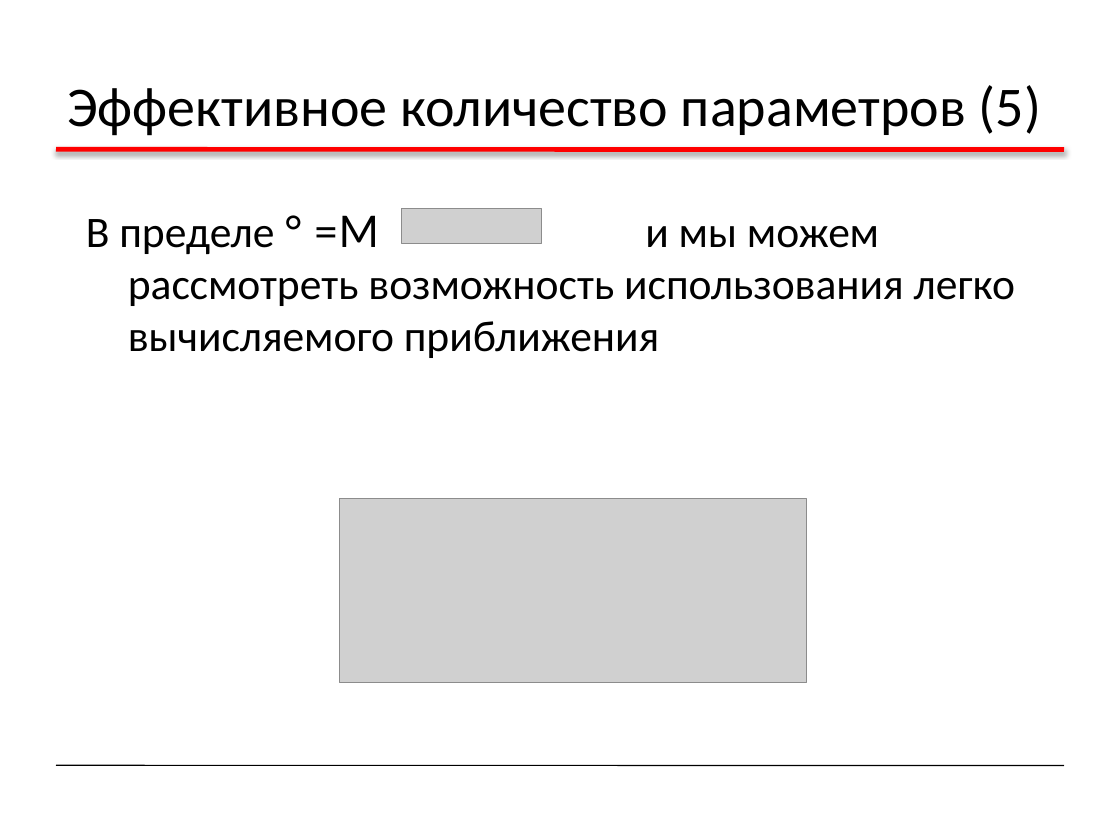
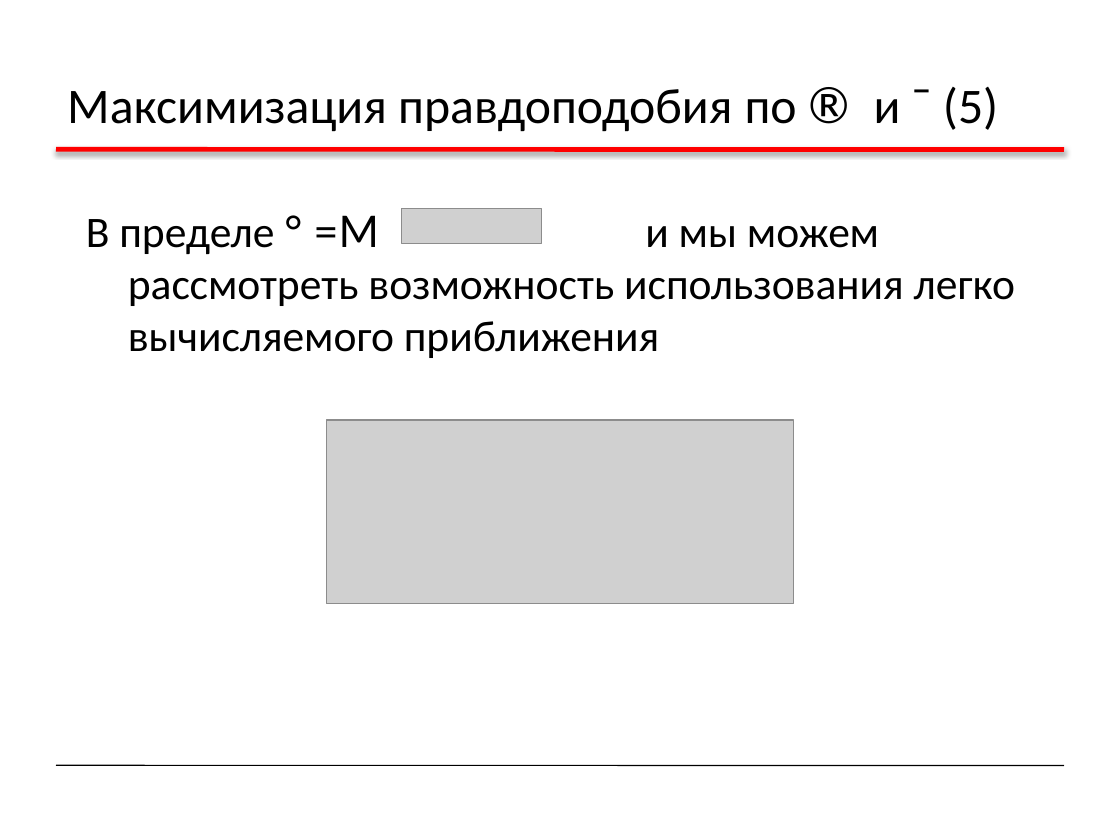
Before and after one commit to sudakov/ai-lab, a slide deck: slide 52 of ML2.pptx (slide 57 before the commit). Drawn at 1120x840 pixels with LibreOffice and Linux fonts; fonts in the diff are those of the drawing; grey boxes stand for pictures. Boxes give left, top, right and bottom in pixels: in the first picture for what was removed or moved away, otherwise in the second. Text is boxed around its words. In the diff, an @@ line names an element or a change of style, - is before the commit and + after.

```diff
--- a/ML2.pptx
+++ b/ML2.pptx
@@ title at (67, 87, 998, 132): text changed; size 36 to 32 pt @@
-Эффективное количество параметров (5)
+Максимизация правдоподобия по ® и ¯ (5)
@@ picture: place and size @@
-picture at (339, 498, 806, 682)
+picture at (327, 420, 794, 604)
```
Also in this commit, not shown: 11 other slides changed, 5 slides removed, 5 other files.
